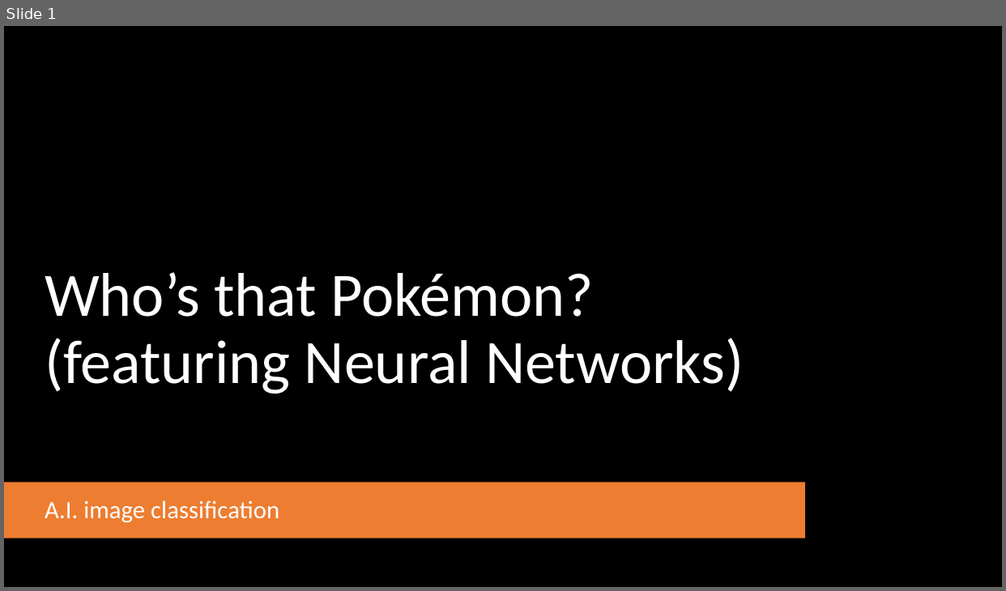
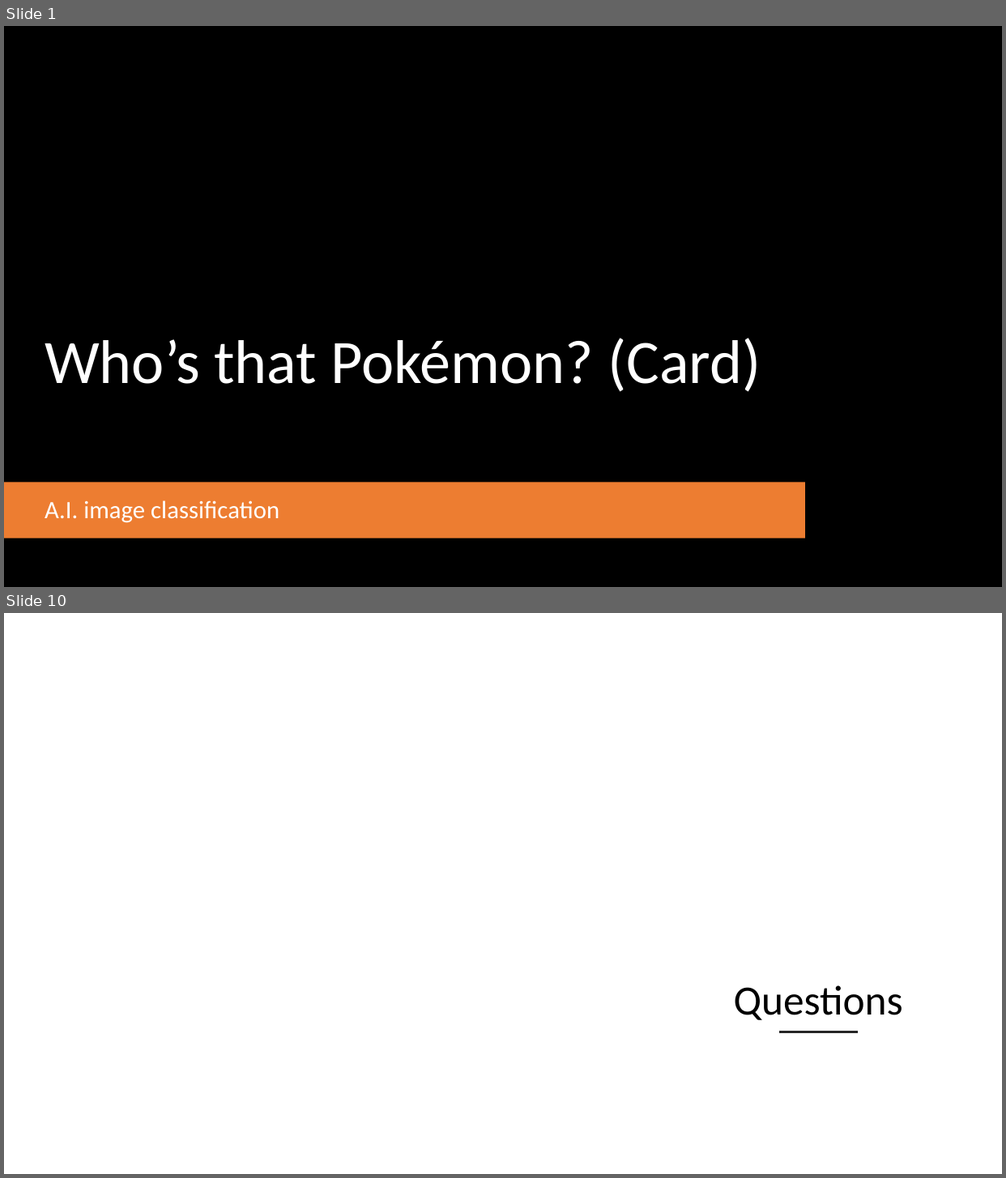
Before and after one commit to marcjreid/dsir-capstone-project, a slide deck: Capstone Presentation.pptx. Shown one above the other, each under a label of ours: slide 1 before the commit, slides 1 and 10 after it; the slides between them are not shown. The pictures are 1006x591 and 1006x1178 pixels, drawn with LibreOffice and Linux fonts; fonts in the diff are those of the drawing; background and template pictures are left out. Boxes give left, top, right and bottom in pixels: in the first picture for what was removed or moved away, otherwise in the second. Text is boxed around its words. In the diff, an @@ line names an element or a change of style, - is before the commit and + after.

```diff
--- a/Capstone Presentation.pptx
+++ b/Capstone Presentation.pptx
@@ slide 10 added at (x1=4, y1=613, x2=1002, y2=1174), background picture (left out) @@
@@ freeform shape added at (x1=617, y1=799, x2=1002, y2=1174), fill #FFFFFF at 70% opacity @@
@@ title added at (x1=734, y1=986, x2=903, y2=1020), 40 pt, text #000000 @@
+Questions
@@ line added from (780, 1033) to (857, 1033), #262626 2 pt @@
@@ slide 1 changed as well @@
@@ title at (x1=44, y1=338, x2=761, y2=392): text changed @@
-Who’s that Pokémon? (featuring Neural Networks)
+Who’s that Pokémon? (Card)
```
Also in this commit, not shown: 1 other slide changed, 7 other slides added, 3 slides removed, 3 other files.
